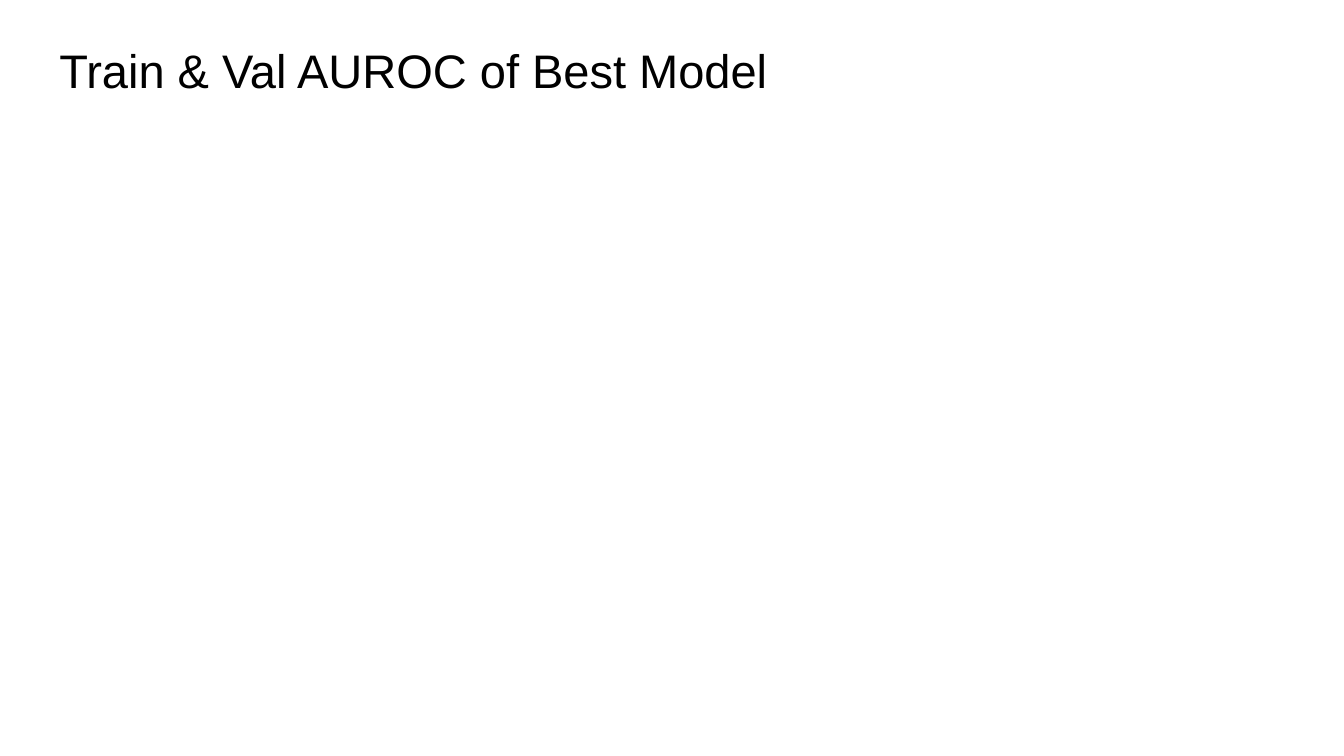
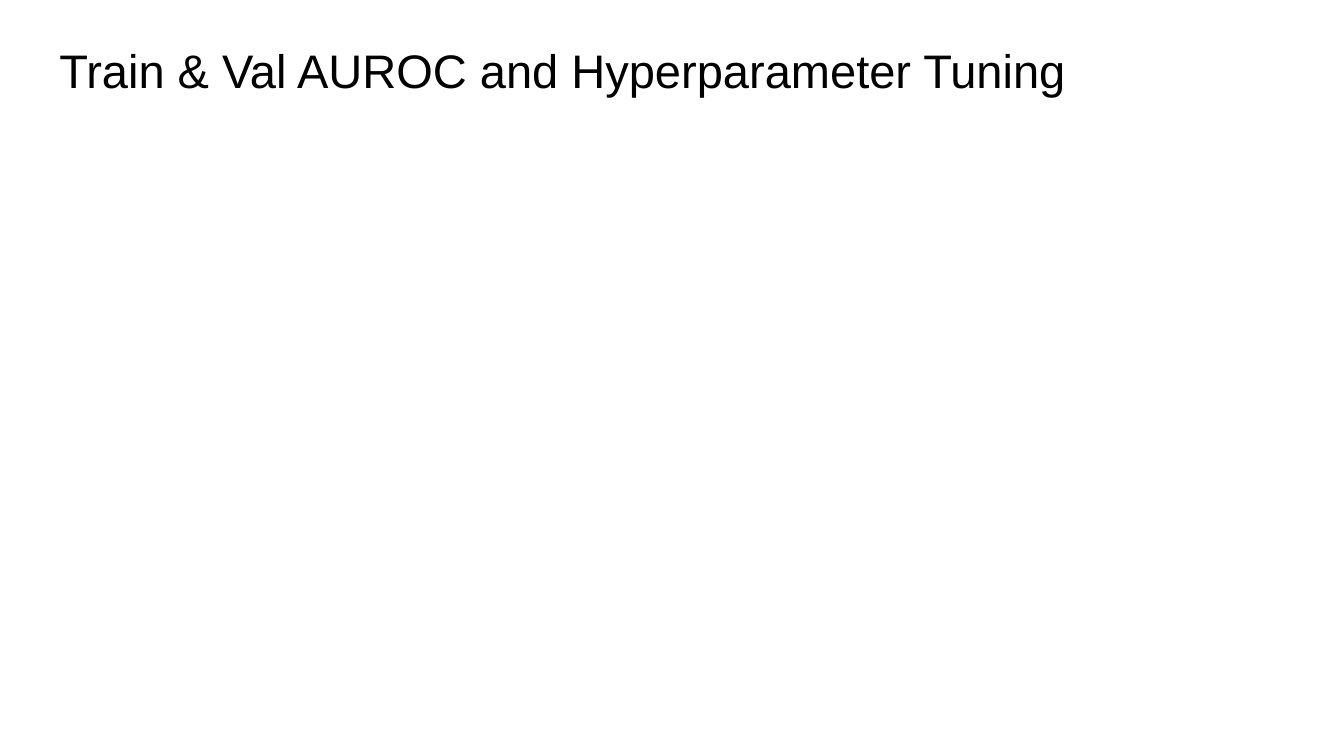
Before and after one commit to stevenworthington/cs109a_final_project, a slide deck: slide 8 of presentation/cs109a_final_presentation.pptx. Drawn at 1344x756 pixels with LibreOffice and Linux fonts; fonts in the diff are those of the drawing. Boxes give left, top, right and bottom in pixels: in the first picture for what was removed or moved away, otherwise in the second. Text is boxed around its words. In the diff, an @@ line names an element or a change of style, - is before the commit and + after.

Commit message:
permutation importance and surrogate tree model

```diff
--- a/presentation/cs109a_final_presentation.pptx
+++ b/presentation/cs109a_final_presentation.pptx
@@ title at (x1=59, y1=54, x2=1065, y2=97): text changed @@
-Train & Val AUROC of Best Model
+Train & Val AUROC and Hyperparameter Tuning
```
Also in this commit, not shown: 3 other slides changed, 1 slide added, 1 slide removed, 3 other files.
